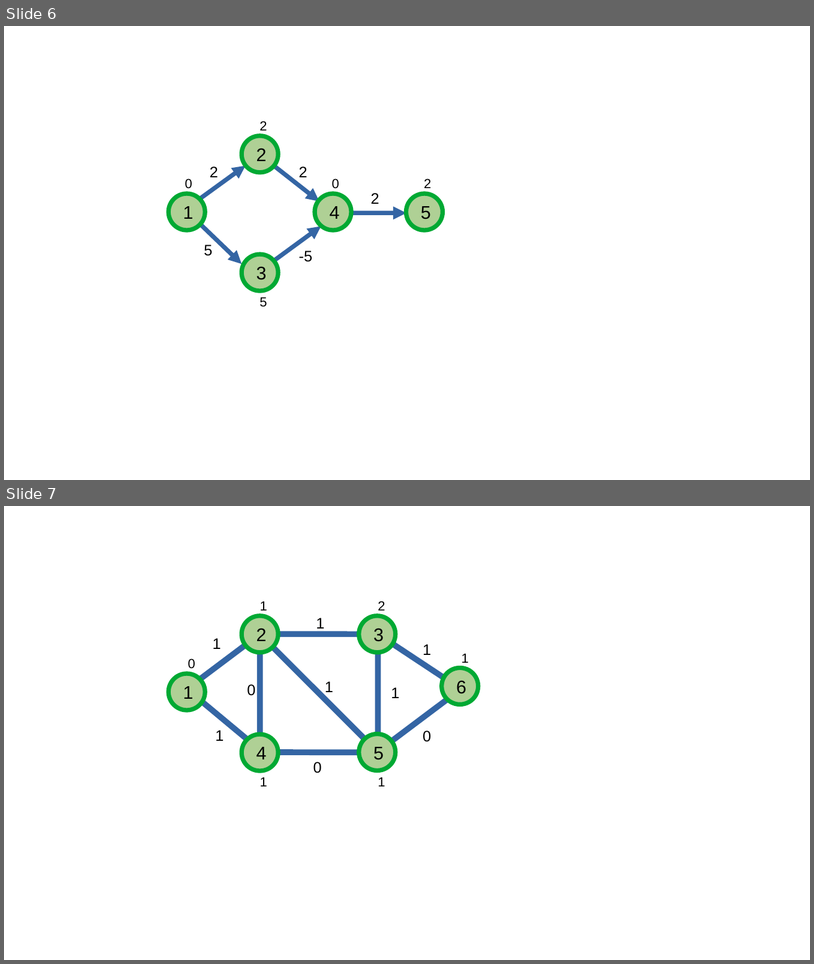
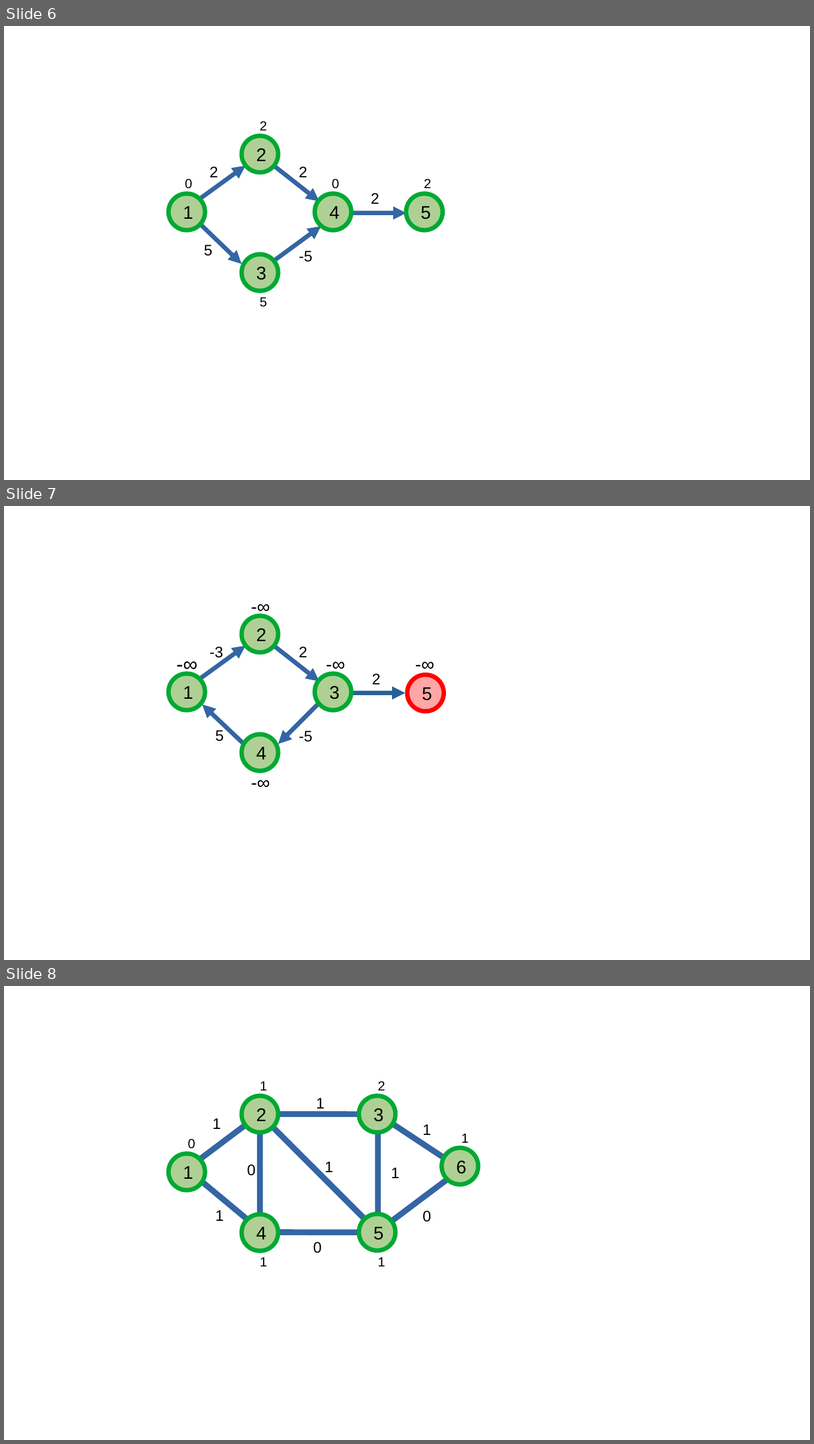
Before and after one commit to SmolLemon/SmolBook, a slide deck: visuals/Slides/dijkstra.odp. Shown one above the other, each under a label of ours: slides 6 and 7 before the commit, slides 6, 7 and 8 after it. The pictures are 814x964 and 814x1444 pixels, drawn with LibreOffice and Linux fonts; fonts in the diff are those of the drawing. Boxes give left, top, right and bottom in pixels: in the first picture for what was removed or moved away, otherwise in the second. Text is boxed around its words. In the diff, an @@ line names an element or a change of style, - is before the commit and + after.

```diff
--- a/visuals/Slides/dijkstra.odp
+++ b/visuals/Slides/dijkstra.odp
@@ slide 7 added at (4,506,810,960), background #FFFFFF @@
@@ text added at (244,592,278,619), 18 pt, text #000000 @@
+-∞
@@ ellipse added at (242,616,278,652), fill #AFD095, outline #00A933 4.31 pt, 18 pt, text #000000 @@
+2
@@ text added at (170,649,205,679), 20 pt, text #000000 @@
+-∞
@@ arrow added from (190, 686) to (245, 646), #3465A4 4.31 pt @@
@@ text added at (210,646,224,661), 15 pt, text #000000 @@
+-3
@@ arrow added from (263, 637) to (320, 682), #3465A4 4.31 pt @@
@@ text added at (299,646,308,657), 15 pt, text #000000 @@
+2
@@ text added at (320,649,353,677), 18 pt, text #000000 @@
+-∞
@@ text added at (408,649,443,677), 18 pt, text #000000 @@
+-∞
@@ ellipse added at (168,673,205,710), fill #AFD095, outline #00A933 4.31 pt, 18 pt, text #000000 @@
+1
@@ ellipse added at (315,673,351,710), fill #AFD095, outline #00A933 4.31 pt, 18 pt, text #000000 @@
+3
@@ text added at (372,673,381,684), 15 pt, text #000000 @@
+2
@@ ellipse added at (408,675,444,711), fill #FFA6A6, outline #FF0000 4.31 pt, 18 pt, text #000000 @@
+5
@@ arrow added from (333, 689) to (278, 744), #3465A4 4.31 pt @@
@@ arrow added from (335, 693) to (406, 693), #2A6099 4.31 pt @@
@@ arrow added from (257, 756) to (203, 705), #3465A4 4.31 pt @@
@@ text added at (215,730,224,741), 15 pt, text #000000 @@
+5
@@ ellipse added at (242,735,278,771), fill #AFD095, outline #00A933 4.31 pt, 18 pt, text #000000 @@
+4
@@ text added at (299,730,313,742), 15 pt, text #000000 @@
+-5
@@ text added at (244,767,278,795), 18 pt, text #000000 @@
+-∞
@@ what was slide 7 is now slide 8 @@
```
Also in this commit, not shown: 8 other files.
